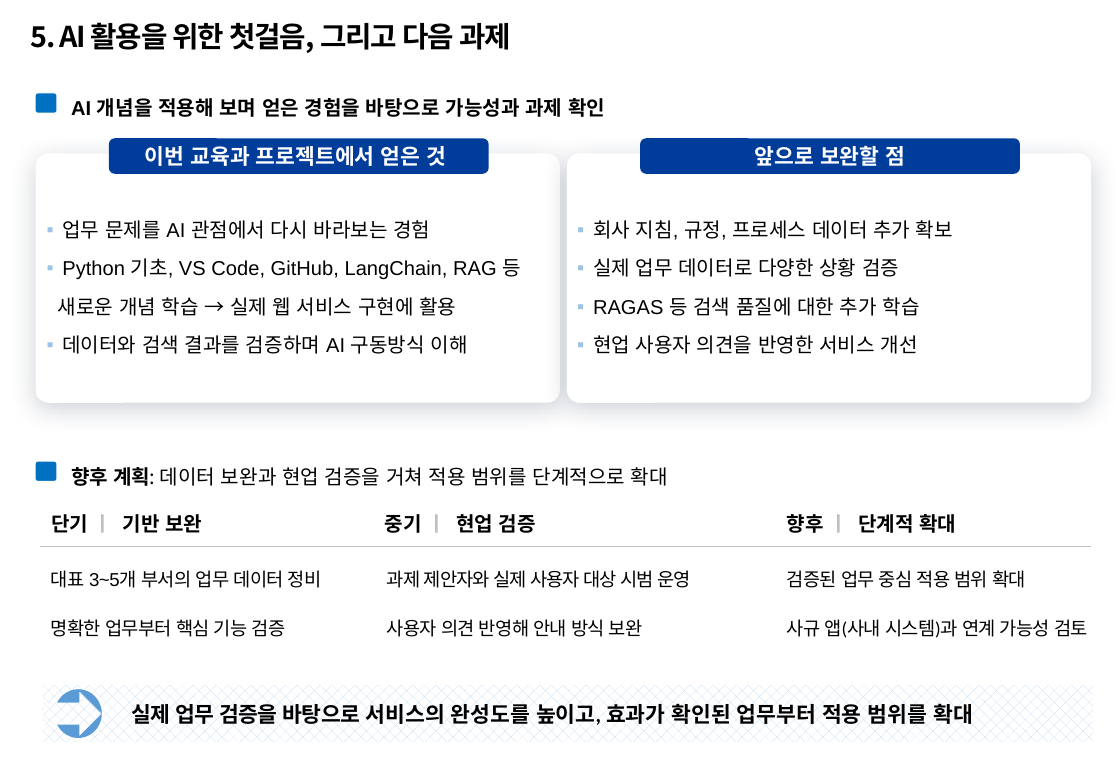
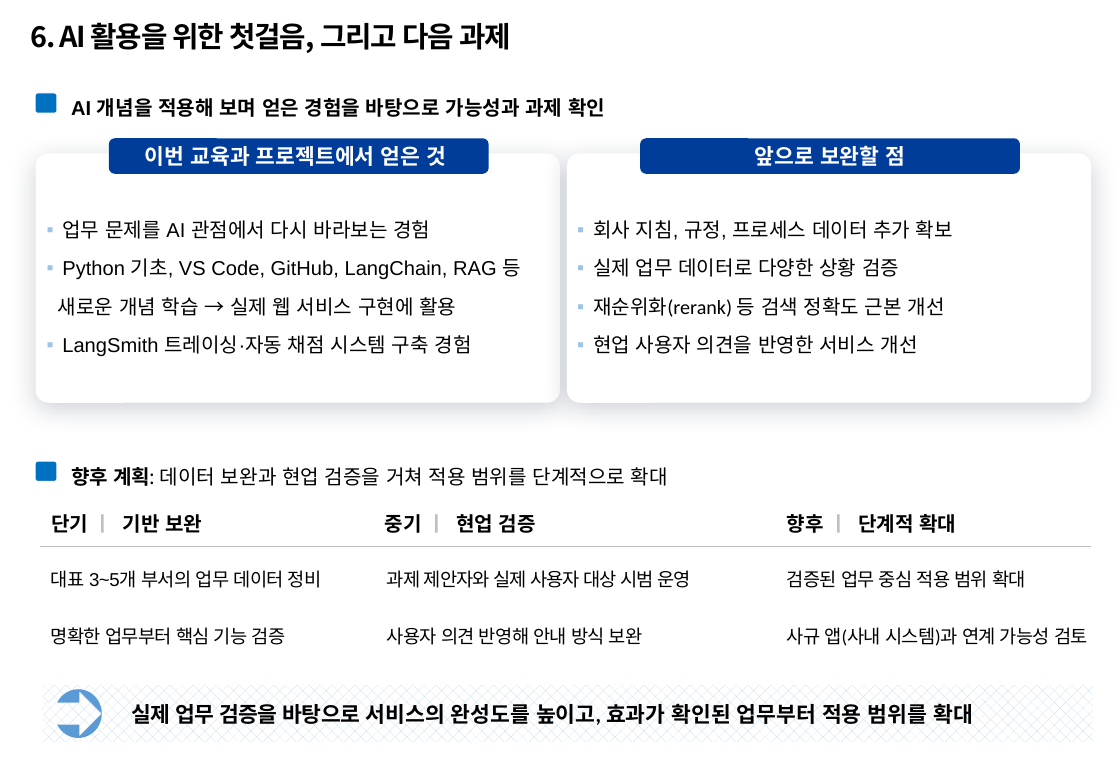
Before and after one commit to temmi81-hue/department-rag-eval, a slide deck: slide 7 of presentation/submission/26년 포스코퓨처엠 AI활용전문가 과정_사무계_송다혜.pptx (slide 6 before the commit). Drawn at 1120x775 pixels with LibreOffice and Linux fonts; fonts in the diff are those of the drawing; background and template pictures are left out. Boxes give left, top, right and bottom in pixels: in the first picture for what was removed or moved away, otherwise in the second. Text is boxed around its words. In the diff, an @@ line names an element or a change of style, - is before the commit and + after.

```diff
--- a/presentation/submission/26년 포스코퓨처엠 AI활용전문가 과정_사무계_송다혜.pptx
+++ b/presentation/submission/26년 포스코퓨처엠 AI활용전문가 과정_사무계_송다혜.pptx
@@ text at (x1=31, y1=22, x2=511, y2=53): text changed @@
-5. AI 활용을 위한 첫걸음, 그리고 다음 과제
+6. AI 활용을 위한 첫걸음, 그리고 다음 과제
@@ text at (x1=593, y1=297, x2=945, y2=317): text changed; font Arial to Calibri @@
-▪ RAGAS 등 검색 품질에 대한 추가 학습
+▪ 재순위화(rerank) 등 검색 정확도 근본 개선
@@ text at (x1=62, y1=335, x2=471, y2=356): text changed @@
-▪ 데이터와 검색 결과를 검증하며 AI 구동방식 이해
+▪ LangSmith 트레이싱·자동 채점 시스템 구축 경험
@@ 3 texts moved together from (x1=51, y1=619, x2=1088, y2=638) to (x1=51, y1=627, x2=1088, y2=646) @@
```
Also in this commit, not shown: 4 other slides changed, 1 slide added, 5 other files.
